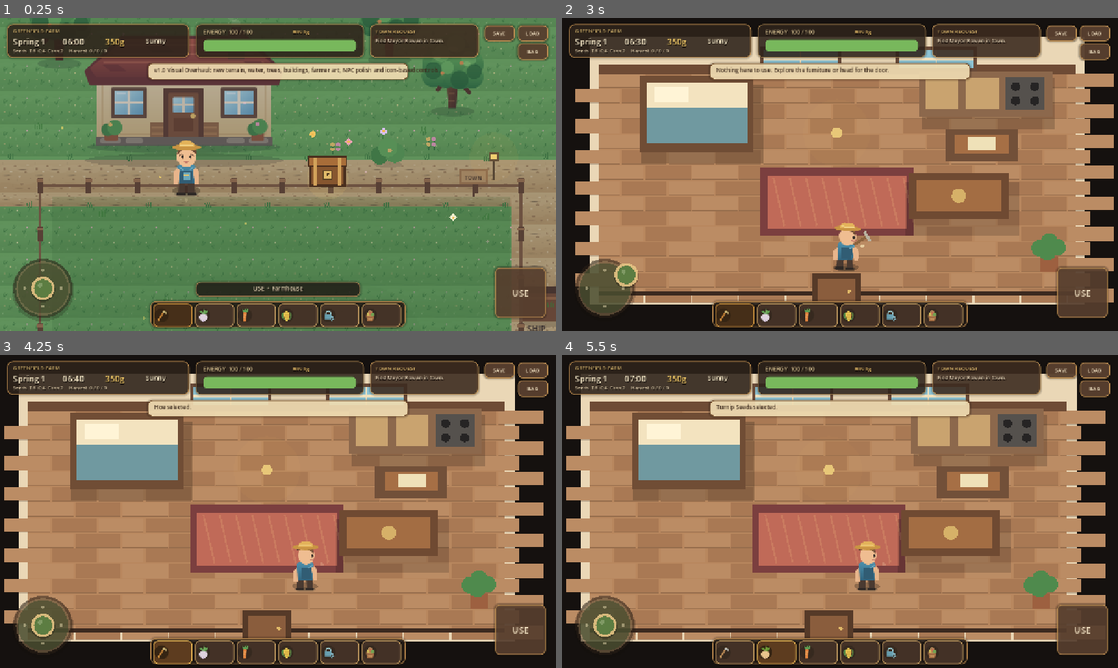
Above: before the commit, frames 1-4 (two rows, left to right).
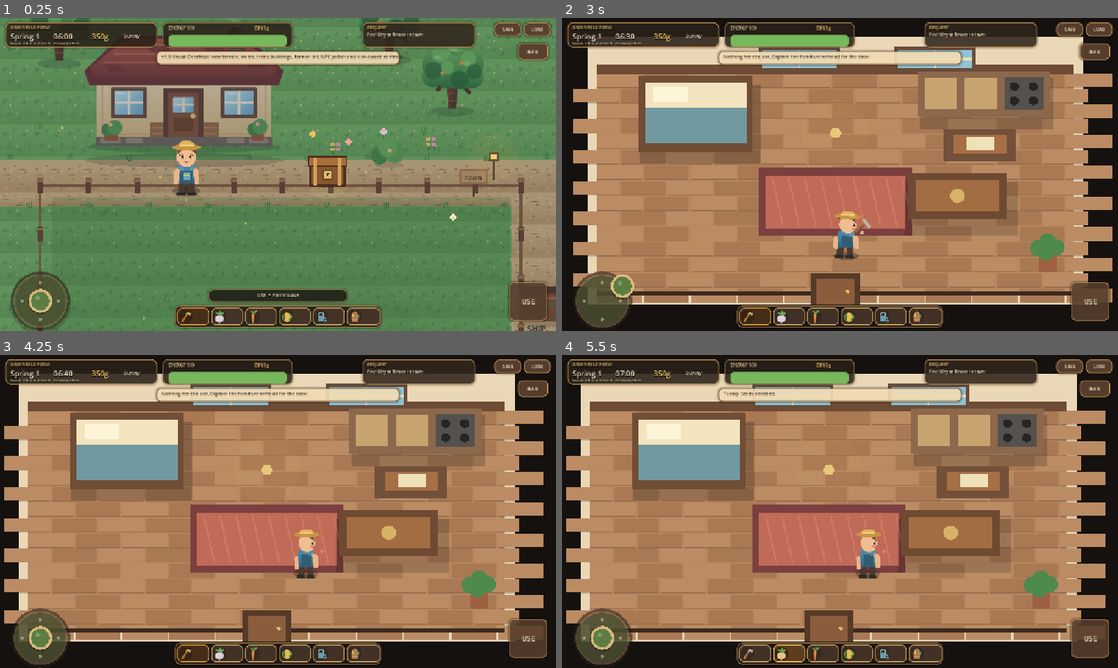
Above: after the commit, the same moments.

Repository: mohsenbigdeli/New
Game: Godot game, scene res://scenes/main.tscn
Same seed, same stepped clock (60 frames per second), same inputs: the game is played once before the commit and once after it.
Inputs (mouse positions are in pixels of both pictures, inside the frame that each line leads up to):
- Up to frame 1 (0.25 s): no input
- Up to frame 2 (3 s): click "SAVE" at 0.5 s; click "LOAD" at 1.25 s; click "USE" at 2 s; tap Enter at 2.75 s; drag from (606, 287) to (895, 105) at 2.77 s
- Up to frame 3 (4.25 s): click (172, 652) at 3.52 s
- Up to frame 4 (5.5 s): click (756, 652) at 4.27 s; click (778, 652) at 5.02 s

The runs differ from the first frame. In frame 1, 16% of the frame differs, in the area x 0-100%, y 1-100%; in frame 2, 17%, in the area x 0-100%, y 1-99%; in frame 3, 15%; in frame 4, 15%.

Commit message:
v1.1: responsive compact mobile HUD

Diff:
--- a/greenfield-farm/scripts/game_ui.gd
+++ b/greenfield-farm/scripts/game_ui.gd
@@ -28,6 +28,13 @@
 var toast_panel: Panel
 var toast_timer := 0.0
 
+var info_panel: Panel
+var energy_panel: Panel
+var quest_panel: Panel
+var hotbar_panel: Panel
+var save_button: Button
+var load_button: Button
+var action_button: Button
 var shop_panel: Panel
 var shop_money_label: Label
 var shop_inventory_label: Label
@@ -40,6 +47,8 @@
 	_build_mobile_controls()
 	_build_context_prompt()
 	_build_shop()
+	get_viewport().size_changed.connect(_layout_for_viewport)
+	call_deferred("_layout_for_viewport")
 
 func _process(delta: float) -> void:
 	if toast_timer > 0.0:
@@ -61,7 +70,7 @@
 	return style
 
 func _button_style(fill: Color, border: Color, radius: int = 10) -> StyleBoxFlat:
-	var style := _panel_style(fill, border, radius, 2)
+	var style: StyleBoxFlat = _panel_style(fill, border, radius, 2)
 	style.shadow_size = 3
 	return style
 
@@ -85,8 +94,8 @@
 	return label
 
 func _style_button(button: Button, accent := Color("#a76c3f"), radius := 10) -> void:
-	button.add_theme_stylebox_override("normal", _button_style(Color("#60442fdd"), Color("#d3a25f"), radius))
-	button.add_theme_stylebox_override("hover", _button_style(Color("#77543aee"), Color("#f0c97e"), radius))
+	button.add_theme_stylebox_override("normal", _button_style(Color("#514031df"), Color("#c49a62"), radius))
+	button.add_theme_stylebox_override("hover", _button_style(Color("#66503bec"), Color("#eed08e"), radius))
 	button.add_theme_stylebox_override("pressed", _button_style(accent.darkened(0.18), Color("#ffe3a8"), radius))
 	button.add_theme_color_override("font_color", Color("#fff3d2"))
 	button.add_theme_color_override("font_hover_color", Color.WHITE)
@@ -96,110 +105,132 @@
 	button.add_theme_constant_override("shadow_offset_y", 1)
 
 func _build_compact_hud() -> void:
-	var info := _make_panel(Rect2(16,14,420,78), Color("#2f241bd9"), Color("#b9894d"), 13)
-	var title := _make_label(info, Vector2(14,7), 12, Color("#d9b870"))
+	info_panel = _make_panel(Rect2(12,10,350,58), Color("#2a2119d4"), Color("#b9894d"), 12)
+	var title := _make_label(info_panel, Vector2(12,5), 10, Color("#d9b870"))
 	title.text = "GREENFIELD FARM"
-	day_label = _make_label(info, Vector2(14,27), 19)
-	time_label = _make_label(info, Vector2(128,27), 19)
-	money_label = _make_label(info, Vector2(226,27), 19, Color("#ffd46c"))
-	weather_label = _make_label(info, Vector2(319,27), 15)
-	inventory_label = _make_label(info, Vector2(14,54), 11, Color("#ead7b3"))
-	inventory_label.size = Vector2(395,18)
-
-	var energy_panel := _make_panel(Rect2(450,14,388,78), Color("#2f241bd9"), Color("#9d7b49"), 13)
-	energy_label = _make_label(energy_panel, Vector2(18,9), 13, Color("#f0d7a2"))
-	shipping_label = _make_label(energy_panel, Vector2(224,9), 12, Color("#f6c96f"))
+	day_label = _make_label(info_panel, Vector2(12,20), 17)
+	time_label = _make_label(info_panel, Vector2(111,20), 17)
+	money_label = _make_label(info_panel, Vector2(199,20), 17, Color("#ffd46c"))
+	weather_label = _make_label(info_panel, Vector2(273,22), 12)
+	inventory_label = _make_label(info_panel, Vector2(12,42), 9, Color("#ead7b3"))
+	inventory_label.size = Vector2(330,14)
+
+	energy_panel = _make_panel(Rect2(372,10,300,58), Color("#2a2119d4"), Color("#907647"), 12)
+	energy_label = _make_label(energy_panel, Vector2(14,6), 10, Color("#f0d7a2"))
+	shipping_label = _make_label(energy_panel, Vector2(212,6), 10, Color("#f6c96f"))
 	energy_bar = ProgressBar.new()
-	energy_bar.position = Vector2(18,36)
-	energy_bar.size = Vector2(352,22)
+	energy_bar.position = Vector2(14,29)
+	energy_bar.size = Vector2(272,17)
 	energy_bar.min_value = 0
 	energy_bar.max_value = 100
 	energy_bar.show_percentage = false
 	var bg := StyleBoxFlat.new()
-	bg.bg_color = Color("#1c1712")
-	bg.corner_radius_top_left = 9
-	bg.corner_radius_top_right = 9
-	bg.corner_radius_bottom_left = 9
-	bg.corner_radius_bottom_right = 9
+	bg.bg_color = Color("#17130f")
+	bg.corner_radius_top_left = 8
+	bg.corner_radius_top_right = 8
+	bg.corner_radius_bottom_left = 8
+	bg.corner_radius_bottom_right = 8
 	energy_fill_style = StyleBoxFlat.new()
 	energy_fill_style.bg_color = Color("#78b85c")
-	energy_fill_style.corner_radius_top_left = 9
-	energy_fill_style.corner_radius_top_right = 9
-	energy_fill_style.corner_radius_bottom_left = 9
-	energy_fill_style.corner_radius_bottom_right = 9
+	energy_fill_style.corner_radius_top_left = 8
+	energy_fill_style.corner_radius_top_right = 8
+	energy_fill_style.corner_radius_bottom_left = 8
+	energy_fill_style.corner_radius_bottom_right = 8
 	energy_bar.add_theme_stylebox_override("background", bg)
 	energy_bar.add_theme_stylebox_override("fill", energy_fill_style)
 	energy_panel.add_child(energy_bar)
 
-	var quest := _make_panel(Rect2(852,14,250,78), Color("#3e2c20dc"), Color("#bd9155"), 13)
-	var qtitle := _make_label(quest, Vector2(12,8), 12, Color("#f3ca79"))
-	qtitle.text = "TOWN REQUEST"
-	quest_label = _make_label(quest, Vector2(12,29), 12, Color("#f3e1c2"))
-	quest_label.size = Vector2(225,40)
+	quest_panel = _make_panel(Rect2(684,10,260,58), Color("#33271dd8"), Color("#a98250"), 12)
+	var qtitle := _make_label(quest_panel, Vector2(11,5), 10, Color("#f3ca79"))
+	qtitle.text = "REQUEST"
+	quest_label = _make_label(quest_panel, Vector2(11,21), 10, Color("#f3e1c2"))
+	quest_label.size = Vector2(238,30)
 	quest_label.autowrap_mode = TextServer.AUTOWRAP_WORD_SMART
 
-	var save := Button.new()
-	save.text = "SAVE"
-	save.position = Vector2(1115,17)
-	save.size = Vector2(70,36)
-	save.add_theme_font_size_override("font_size",12)
-	_style_button(save)
-	add_child(save)
-	save.pressed.connect(_on_save_button_pressed)
-
-	var load := Button.new()
-	load.text = "LOAD"
-	load.position = Vector2(1192,17)
-	load.size = Vector2(70,36)
-	load.add_theme_font_size_override("font_size",12)
-	_style_button(load)
-	add_child(load)
-	load.pressed.connect(_on_load_button_pressed)
-
-	toast_panel = _make_panel(Rect2(340,104,600,38), Color("#f3dfb4e8"), Color("#795432"), 11)
-	message_label = _make_label(toast_panel, Vector2(15,7), 13, Color("#3e2c1f"))
-	message_label.size = Vector2(570,24)
+	save_button = Button.new()
+	save_button.text = "SAVE"
+	save_button.size = Vector2(62,30)
+	save_button.add_theme_font_size_override("font_size",10)
+	_style_button(save_button)
+	add_child(save_button)
+	save_button.pressed.connect(_on_save_button_pressed)
+
+	load_button = Button.new()
+	load_button.text = "LOAD"
+	load_button.size = Vector2(62,30)
+	load_button.add_theme_font_size_override("font_size",10)
+	_style_button(load_button)
+	add_child(load_button)
+	load_button.pressed.connect(_on_load_button_pressed)
+
+	toast_panel = _make_panel(Rect2(360,78,560,32), Color("#f4dfb7e8"), Color("#795432"), 10)
+	message_label = _make_label(toast_panel, Vector2(12,5), 11, Color("#3e2c1f"))
+	message_label.size = Vector2(536,21)
 	message_label.add_theme_color_override("font_shadow_color", Color(1,1,1,0))
 	toast_panel.visible = false
 
 func _build_hotbar() -> void:
-	var names := ["HOE", "TURNIP", "CARROT", "CORN", "WATER", "HARVEST"]
-	var short := ["H", "T", "C", "C", "W", "+"]
-	var p := _make_panel(Rect2(346,651,588,60), Color("#261d17d9"), Color("#aa7d47"), 13)
+	var names: Array[String] = ["HOE", "TURNIP", "CARROT", "CORN", "WATER", "HARVEST"]
+	hotbar_panel = _make_panel(Rect2(403,662,474,50), Color("#211a15cc"), Color("#a57d4d"), 12)
 	for i in range(names.size()):
 		var b := Button.new()
-		b.text = "%s\n%s" % [short[i], names[i]]
-		b.position = Vector2(7 + i*96, 6)
-		b.size = Vector2(90,48)
-		b.add_theme_font_size_override("font_size",11)
+		b.text = names[i]
+		b.position = Vector2(5 + i*78, 5)
+		b.size = Vector2(74,40)
+		b.add_theme_font_size_override("font_size",9)
 		_style_button(b, Color("#9b6a3d"), 9)
 		b.pressed.connect(_on_tool_button_pressed.bind(i))
-		p.add_child(b)
+		hotbar_panel.add_child(b)
 		tool_buttons.append(b)
 
 func _build_mobile_controls() -> void:
 	joystick = FarmJoystick.new()
-	joystick.position = Vector2(22,545)
-	joystick.size = Vector2(154,154)
+	joystick.size = Vector2(126,126)
 	add_child(joystick)
 	joystick.vector_changed.connect(_on_joystick_vector)
 
-	var action := Button.new()
-	action.text = "USE"
-	action.position = Vector2(1140,574)
-	action.size = Vector2(116,116)
-	action.add_theme_font_size_override("font_size",20)
-	_style_button(action, Color("#b66f3f"), 54)
-	action.modulate = Color(1,1,1,0.94)
-	add_child(action)
-	action.pressed.connect(_on_action_button_pressed)
+	action_button = Button.new()
+	action_button.text = "USE"
+	action_button.size = Vector2(88,88)
+	action_button.add_theme_font_size_override("font_size",16)
+	_style_button(action_button, Color("#b66f3f"), 40)
+	action_button.modulate = Color(1,1,1,0.90)
+	add_child(action_button)
+	action_button.pressed.connect(_on_action_button_pressed)
 
 func _build_context_prompt() -> void:
-	context_panel = _make_panel(Rect2(450,607,380,34), Color("#1f1a15c9"), Color("#9d7a4d"), 12)
-	context_label = _make_label(context_panel, Vector2(12,6), 13, Color("#f4e4c2"))
-	context_label.size = Vector2(356,22)
+	context_panel = _make_panel(Rect2(480,621,320,30), Color("#1b1713c4"), Color("#90734c"), 11)
+	context_label = _make_label(context_panel, Vector2(10,5), 11, Color("#f4e4c2"))
+	context_label.size = Vector2(300,20)
 	context_label.horizontal_alignment = HORIZONTAL_ALIGNMENT_CENTER
 	context_panel.visible = false
+
+func _layout_for_viewport() -> void:
+	var view_size: Vector2 = get_viewport().get_visible_rect().size
+	var w: float = view_size.x
+	var h: float = view_size.y
+	if info_panel:
+		info_panel.position = Vector2(12,10)
+	if energy_panel:
+		energy_panel.position = Vector2(374,10)
+	if quest_panel:
+		quest_panel.position = Vector2(maxf(688.0, w - 446.0),10)
+	if save_button:
+		save_button.position = Vector2(w-142.0,11.0)
+	if load_button:
+		load_button.position = Vector2(w-74.0,11.0)
+	if toast_panel:
+		toast_panel.position = Vector2((w-toast_panel.size.x)*0.5,76.0)
+	if hotbar_panel:
+		hotbar_panel.position = Vector2((w-hotbar_panel.size.x)*0.5,h-hotbar_panel.size.y-8.0)
+	if joystick:
+		joystick.position = Vector2(18.0,h-144.0)
+	if action_button:
+		action_button.position = Vector2(w-108.0,h-112.0)
+	if context_panel:
+		context_panel.position = Vector2((w-context_panel.size.x)*0.5,h-96.0)
+	if shop_panel:
+		shop_panel.position = Vector2((w-shop_panel.size.x)*0.5,(h-shop_panel.size.y)*0.5)
 
 func _build_shop() -> void:
 	shop_panel = Panel.new()
@@ -311,10 +342,7 @@
 
 func refresh_shop(current_money: int, seed_prices: Dictionary, sell_prices: Dictionary, produce: Dictionary) -> void:
 	shop_money_label.text = "%dg" % current_money
-	shop_inventory_label.text = "Harvest  Turnip %d   Carrot %d   Corn %d\nSell      %dg        %dg        %dg" % [
-		int(produce.get("turnip",0)), int(produce.get("carrot",0)), int(produce.get("corn",0)),
-		int(sell_prices.get("turnip",0)), int(sell_prices.get("carrot",0)), int(sell_prices.get("corn",0))
-	]
+	shop_inventory_label.text = "Harvest  Turnip %d   Carrot %d   Corn %d\nSell      %dg        %dg        %dg" % [int(produce.get("turnip",0)), int(produce.get("carrot",0)), int(produce.get("corn",0)), int(sell_prices.get("turnip",0)), int(sell_prices.get("carrot",0)), int(sell_prices.get("corn",0))]
 	for crop in ["turnip","carrot","corn"]:
 		var b := shop_panel.get_node_or_null("Buy_%s" % crop) as Button
 		if b:
@@ -327,7 +355,7 @@
 	time_label.text = "%02d:%02d" % [hour, minute]
 	money_label.text = "%dg" % current_money
 	weather_label.text = current_weather
-	energy_label.text = "ENERGY  %d / 100" % energy
+	energy_label.text = "ENERGY %d" % energy
 	shipping_label.text = "BIN %dg" % shipping_value
 	energy_bar.value = energy
 	if energy_fill_style:
@@ -337,16 +365,10 @@
 			energy_fill_style.bg_color = Color("#d6a34f")
 		else:
 			energy_fill_style.bg_color = Color("#78b85c")
-	inventory_label.text = "Seeds  T:%d  C:%d  Corn:%d     Harvest  %d / %d / %d" % [
-		int(seeds.get("turnip",0)), int(seeds.get("carrot",0)), int(seeds.get("corn",0)),
-		int(produce.get("turnip",0)), int(produce.get("carrot",0)), int(produce.get("corn",0))
-	]
+	inventory_label.text = "Seeds T:%d  C:%d  Corn:%d   Harvest %d/%d/%d" % [int(seeds.get("turnip",0)), int(seeds.get("carrot",0)), int(seeds.get("corn",0)), int(produce.get("turnip",0)), int(produce.get("carrot",0)), int(produce.get("corn",0))]
 	quest_label.text = quest_text
 	for i in range(tool_buttons.size()):
-		if i == selected:
-			tool_buttons[i].modulate = Color("#ffe39a")
-		else:
-			tool_buttons[i].modulate = Color(1,1,1,0.94)
+		tool_buttons[i].modulate = Color("#ffe39a") if i == selected else Color(1,1,1,0.94)
 
 func set_context_hint(text: String) -> void:
 	if not context_panel or not context_label:
